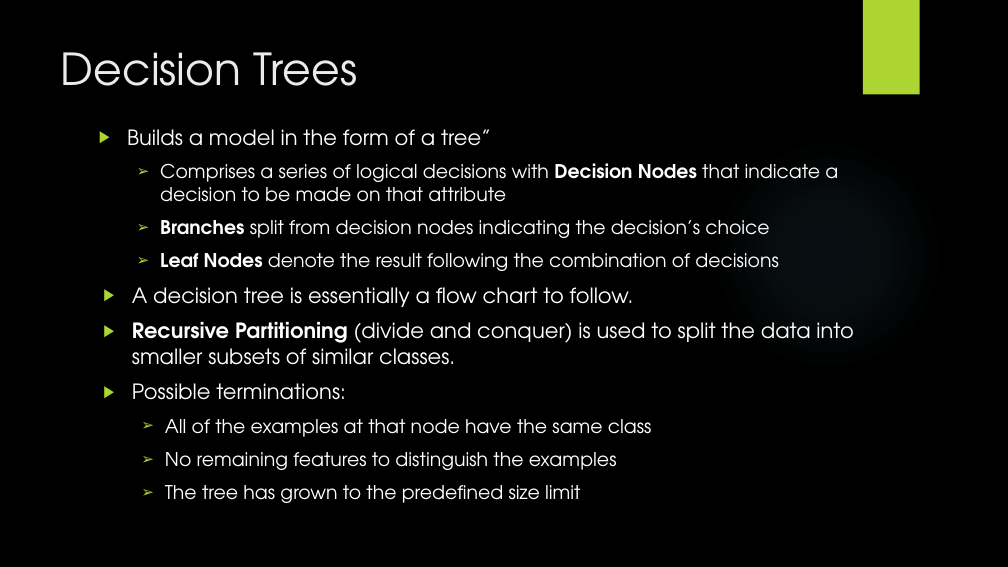
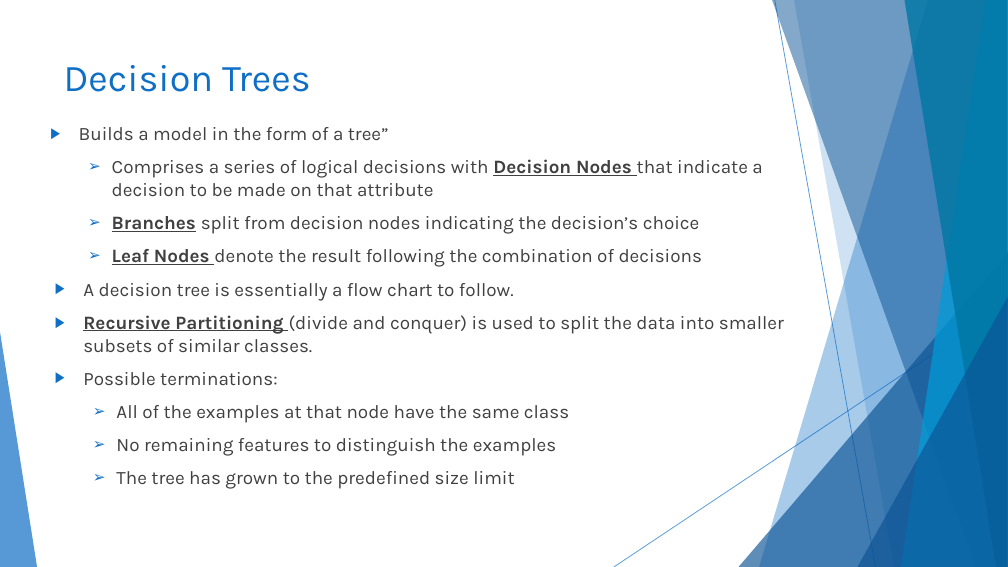
Before and after one commit to codyhock/Senior-Project, a slide deck: slide 17 of CHOCKfinal.pptx. Drawn at 1008x567 pixels with LibreOffice and Linux fonts; fonts in the diff are those of the drawing; background and template pictures are left out. Boxes give left, top, right and bottom in pixels: in the first picture for what was removed or moved away, otherwise in the second. Text is boxed around its words. In the diff, an @@ line names an element or a change of style, - is before the commit and + after.

```diff
--- a/CHOCKfinal.pptx
+++ b/CHOCKfinal.pptx
@@ background picture (left out) to #FFFFFF @@
@@ rectangle removed at [863,0,920,95] @@
@@ title "Decision Trees": place and size @@
-title "Decision Trees" at [61,52,358,86]
+title "Decision Trees" at [64,65,310,92]
@@ title "Decision Trees" at [64,65,310,92]: size 42 to 36 pt, font TeX Gyre Adventor to Karla, text colour #EBEBEB to #0F6FC6 @@
@@ text "Builds a model in the ...": place and size @@
-text "Builds a model in the ..." at [127,129,853,503]
+text "Builds a model in the ..." at [79,127,784,489]
@@ text "Builds a model in the ..." at [79,127,784,489]: size 20 to 18 pt in "Builds a model in the form of ...", "A decision tree is essentially a flow ...", "Recursive Partitioning (divide and conquer) is used ...", "Possible terminations:"; font TeX Gyre Adventor to Karla, text colour #FFFFFF to #404040; underline on in "Decision Nodes", "Branches", "Leaf Nodes", "Recursive Partitioning"; bullet colour #ACD433 to #0F6FC6 @@
@@ ellipse removed at [712,138,944,371] @@
@@ group added at [0,0,1008,567]: 5 freeform shapes, 3 triangles, 2 lines @@
```
Also in this commit, not shown: 26 other slides changed, 3 slides added, 3 slides removed.
